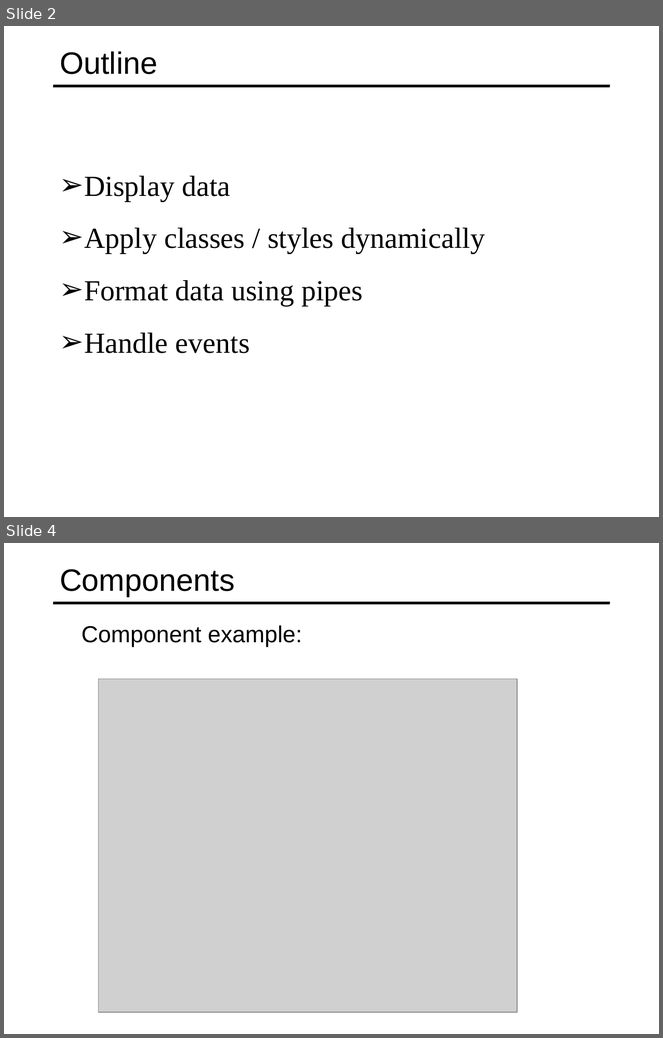
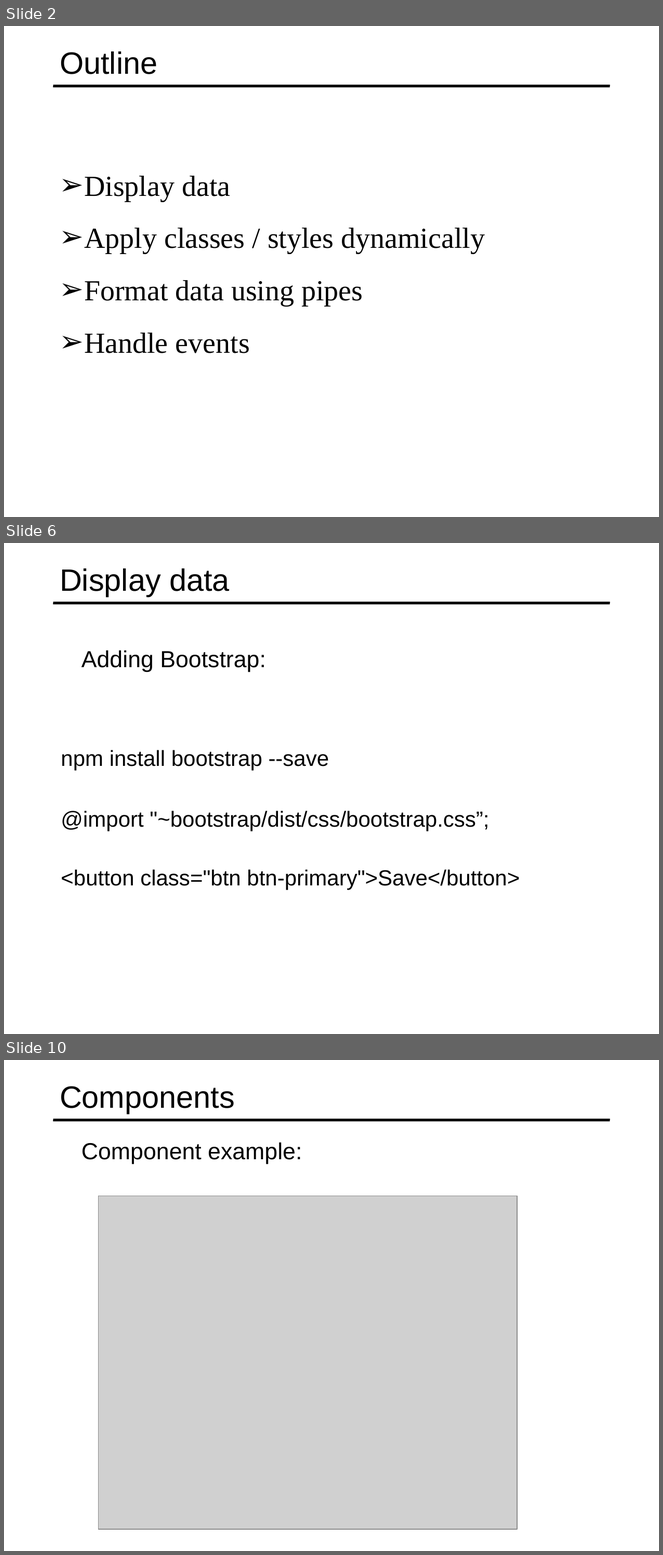
Before and after one commit to specter01wj/Jago_Link_Training, a slide deck: Angular/Angular7/Angular Advanced Course/Essentials/2.Displaying Data and Handling Events/L2_Displaying Data and Handling Events.ppt. Shown one above the other, each under a label of ours: slides 2 and 4 before the commit, slides 2, 6 and 10 after it; the slides between them are not shown. The pictures are 663x1038 and 663x1555 pixels, drawn with LibreOffice and Linux fonts; fonts in the diff are those of the drawing; grey boxes stand for pictures. Boxes give left, top, right and bottom in pixels: in the first picture for what was removed or moved away, otherwise in the second. Text is boxed around its words. In the diff, an @@ line names an element or a change of style, - is before the commit and + after.

```diff
--- a/Angular/Angular7/Angular Advanced Course/Essentials/2.Displaying Data and Handling Events/L2_Displaying Data and Handling Events.ppt
+++ b/Angular/Angular7/Angular Advanced Course/Essentials/2.Displaying Data and Handling Events/L2_Displaying Data and Handling Events.ppt
@@ slide 6 added at (4, 543, 659, 1034), background #FFFFFF; not listed: 1 template element that a slide beside it also shows @@
@@ title added at (60, 568, 230, 596), 34 pt, text #000000 @@
+Display data
@@ text added at (81, 650, 266, 672), 25.5 pt, text #000000 @@
+  Adding Bootstrap:
@@ text added at (61, 750, 330, 770), 24 pt, text #000000 @@
+  npm install bootstrap --save
@@ text added at (61, 811, 489, 831), 24 pt, text #000000 @@
+  @import "~bootstrap/dist/css/bootstrap.css”;
@@ text added at (61, 870, 520, 890), 24 pt, text #000000 @@
+  <button class="btn btn-primary">Save</button>
@@ what was slide 4 is now slide 10 @@
```
Also in this commit, not shown: 1 slide changed, 5 other slides added, 1 other file.
